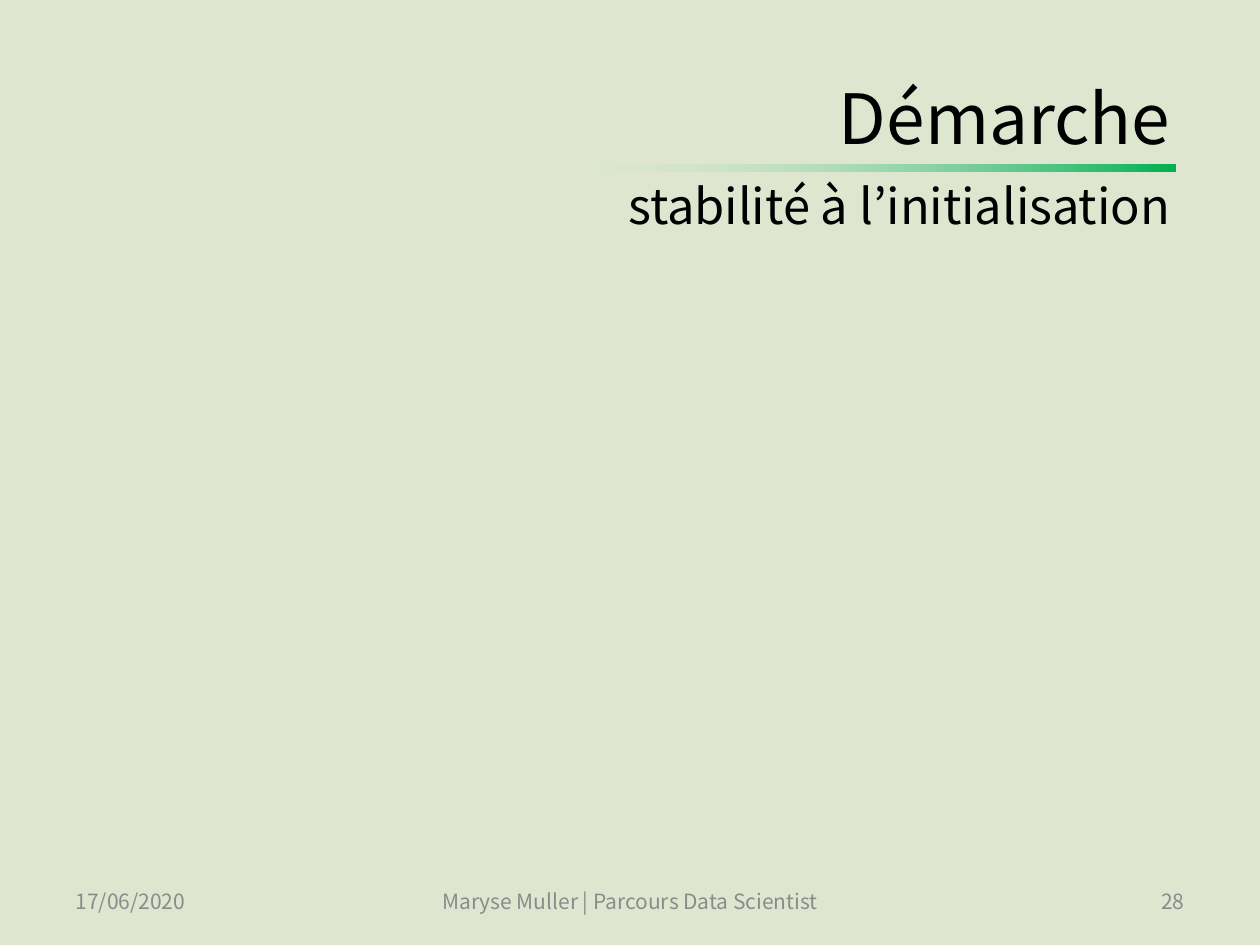
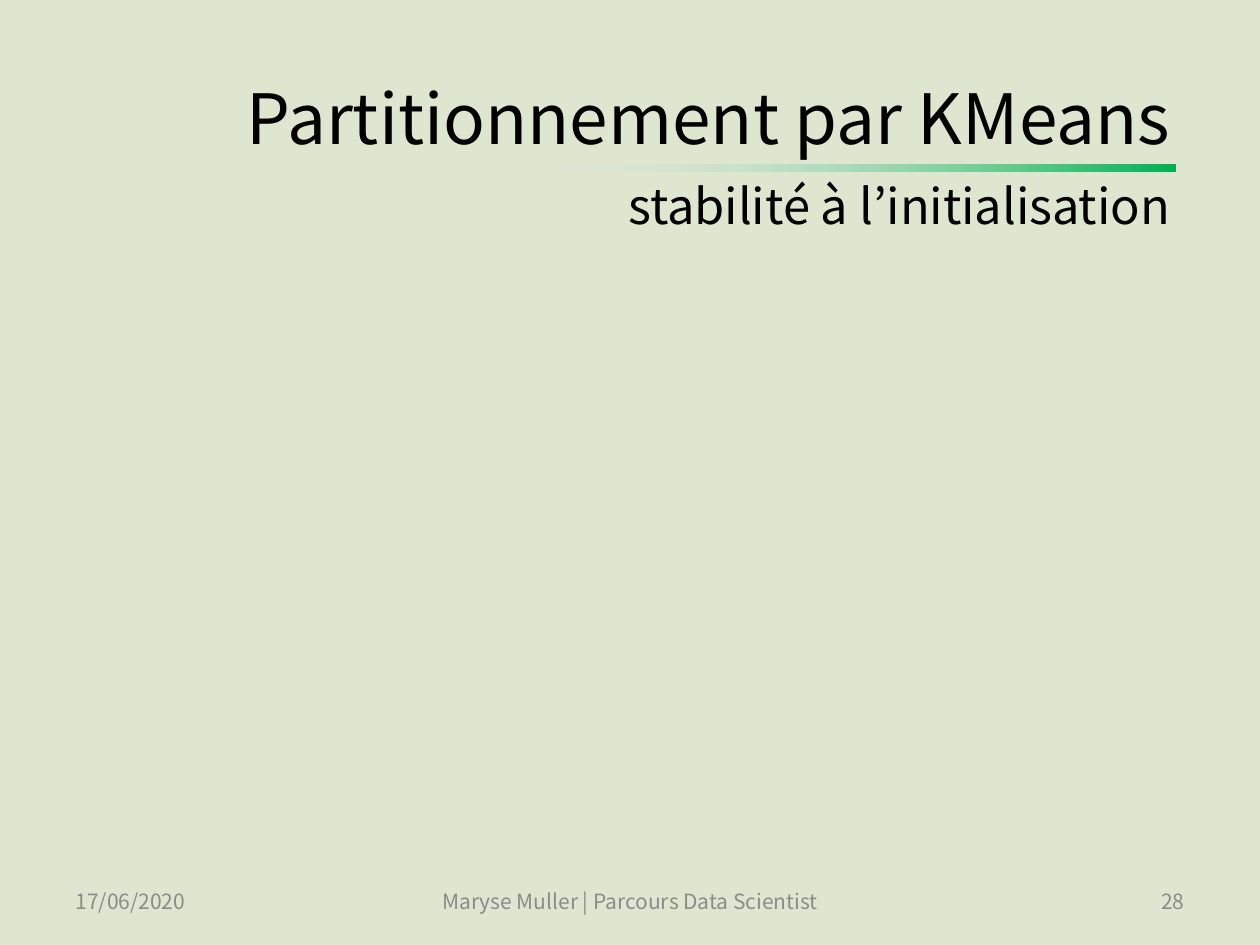
Before and after one commit to SmellyArmure/OC_DS_Project5, a slide deck: slide 28 of PRESENTATION/Projet5.pptx. Drawn at 1260x945 pixels with LibreOffice and Linux fonts; fonts in the diff are those of the drawing. Boxes give left, top, right and bottom in pixels: in the first picture for what was removed or moved away, otherwise in the second. Text is boxed around its words. In the diff, an @@ line names an element or a change of style, - is before the commit and + after.

```diff
--- a/PRESENTATION/Projet5.pptx
+++ b/PRESENTATION/Projet5.pptx
@@ title at <box>247,90,1170,225</box>: text changed @@
-Démarche
-stabilité à l’initialisation
+Partitionnement par KMeans
+stabilité à l’initialisation
```
Also in this commit, not shown: 15 other slides changed, 6 slides added, 9 other files.
